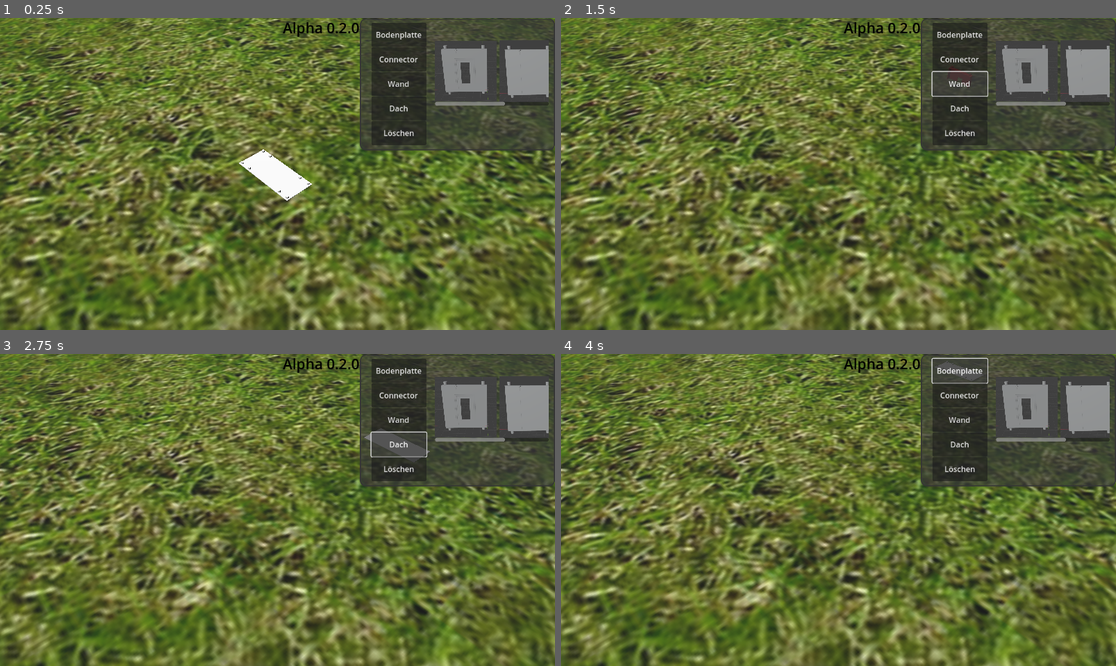
Above: before the commit, frames 1-4 (two rows, left to right).
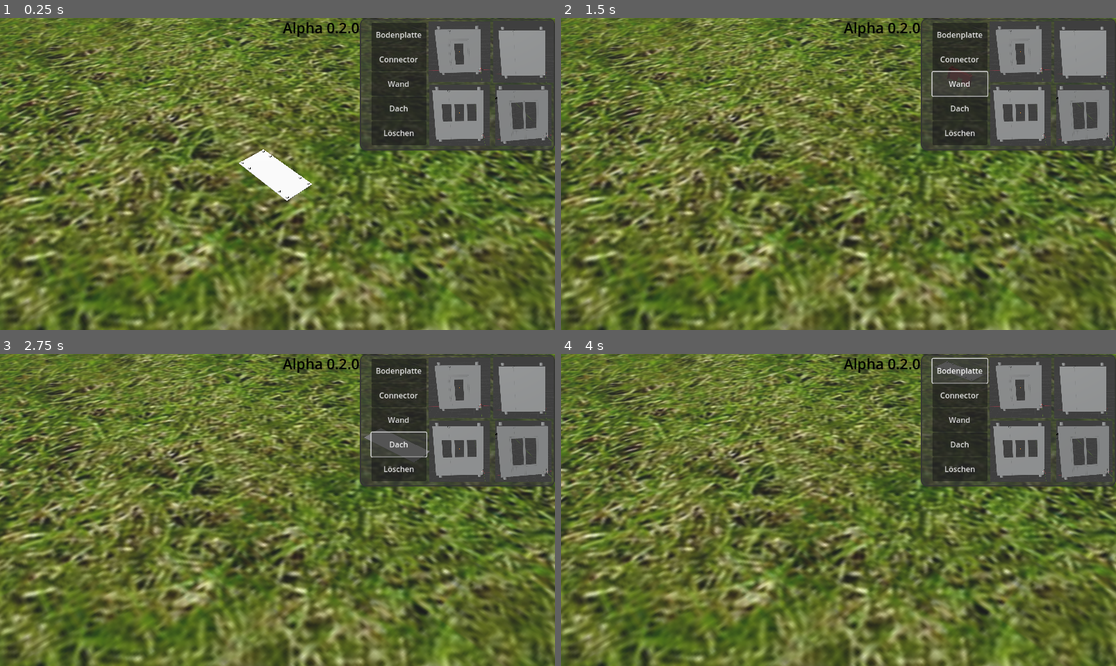
Above: after the commit, the same moments.

Repository: eduardoProggt/DKGBBMT
Game: Godot game, scene res://main_scene.tscn
Two runs of this game, one before a commit and one after it. Both use one fixed random seed, a clock stepped at 60 frames per second and the inputs below.
Inputs:
- Up to frame 1 (0.25 s): no input
- Up to frame 2 (1.5 s): click "Bodenplatte" at 0.5 s; click "Wand" at 1.25 s
- Up to frame 3 (2.75 s): click "Dach" at 2 s
- Up to frame 4 (4 s): click "Löschen" at 2.75 s; click "Bodenplatte" at 3.5 s

The runs differ from the first frame. In frame 1, 4.4% of the frame differs, in the area x 77-100%, y 1-41%; in frame 2, 4.4%; in frame 3, 4.4%; in frame 4, 4.4%.

Commit message:
Menü neu gedacht + Tür-Tile

Diff:
--- a/main_scene.tscn
+++ b/main_scene.tscn
@@ -9,6 +9,7 @@
 [ext_resource type="Texture2D" uid="uid://bul2rn4wk1kkt" path="res://textures/Balkontuer.png" id="7_bndut"]
 [ext_resource type="Texture2D" uid="uid://cs2iif735lqqi" path="res://textures/Wand.png" id="8_ch8yc"]
 [ext_resource type="Texture2D" uid="uid://brbac5narnppu" path="res://textures/Fenster.png" id="9_7eiom"]
+[ext_resource type="Texture2D" uid="uid://cssv1is6ksqna" path="res://textures/Tuer.png" id="10_cgi4d"]
 
 [sub_resource type="BoxShape3D" id="BoxShape3D_ft0it"]
 size = Vector3(200, 1, 200)
@@ -134,6 +135,7 @@
 "
 
 [node name="ScrollContainer" type="ScrollContainer" parent="Control"]
+visible = false
 custom_minimum_size = Vector2(128, 128)
 layout_mode = 2
 offset_left = 211.0
@@ -145,6 +147,7 @@
 [node name="HBoxWandplatten" type="HBoxContainer" parent="Control/ScrollContainer"]
 custom_minimum_size = Vector2(128, 128)
 layout_mode = 2
+theme_override_constants/separation = 5
 
 [node name="TextureTuer" type="TextureRect" parent="Control/ScrollContainer/HBoxWandplatten"]
 custom_minimum_size = Vector2(128, 128)
@@ -176,13 +179,46 @@
 text = "Alpha 0.2.0"
 label_settings = SubResource("LabelSettings_owe14")
 
-[node name="MarginContainer" type="MarginContainer" parent="Control"]
-visible = false
-layout_mode = 0
-offset_left = 76.0
-offset_top = -1.0
-offset_right = 200.0
+[node name="BoxContainer" type="BoxContainer" parent="Control"]
+custom_minimum_size = Vector2(128, 128)
+layout_mode = 0
+offset_left = 205.0
+offset_top = 10.0
+offset_right = 450.0
+offset_bottom = 263.0
+
+[node name="GridContainer" type="GridContainer" parent="Control"]
+layout_mode = 0
+offset_left = 198.0
+offset_top = 6.0
+offset_right = 458.0
 offset_bottom = 269.0
-
-[node name="Panel" type="Panel" parent="Control/MarginContainer"]
-layout_mode = 2
+columns = 2
+
+[node name="TextureBalkTuer" type="TextureRect" parent="Control/GridContainer"]
+custom_minimum_size = Vector2(128, 128)
+layout_mode = 2
+texture = ExtResource("7_bndut")
+expand_mode = 4
+stretch_mode = 5
+
+[node name="TextureWand" type="TextureRect" parent="Control/GridContainer"]
+custom_minimum_size = Vector2(128, 128)
+layout_mode = 2
+texture = ExtResource("8_ch8yc")
+expand_mode = 4
+stretch_mode = 5
+
+[node name="TextureFenster" type="TextureRect" parent="Control/GridContainer"]
+custom_minimum_size = Vector2(128, 128)
+layout_mode = 2
+texture = ExtResource("9_7eiom")
+expand_mode = 4
+stretch_mode = 5
+
+[node name="TextureTuer" type="TextureRect" parent="Control/GridContainer"]
+custom_minimum_size = Vector2(128, 128)
+layout_mode = 2
+texture = ExtResource("10_cgi4d")
+expand_mode = 4
+stretch_mode = 5
Not shown: 1 places in main_scene.tscn that only renumber resources
Binary file added: textures/Tuer.png
Not shown, added: textures/Tuer.png.import
